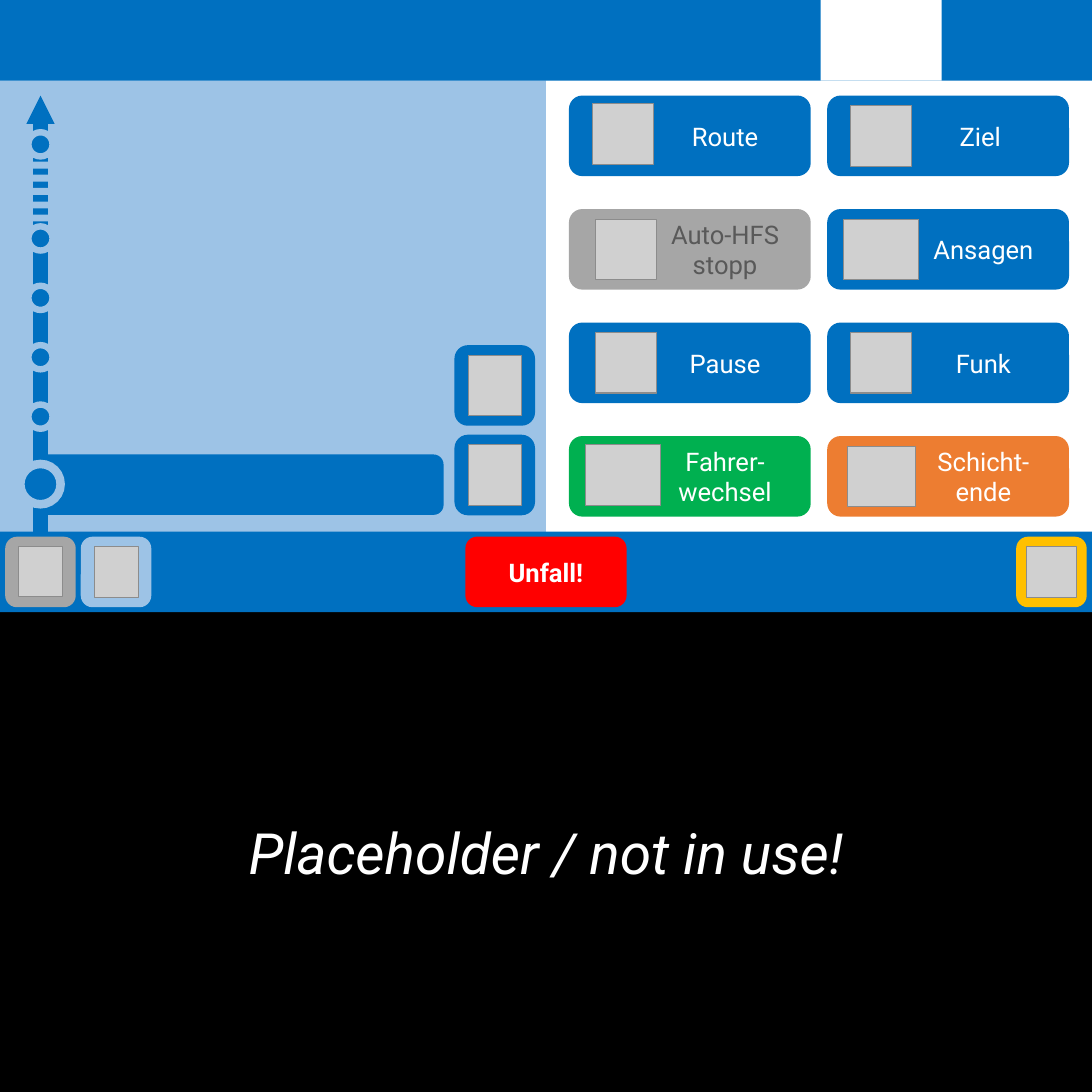
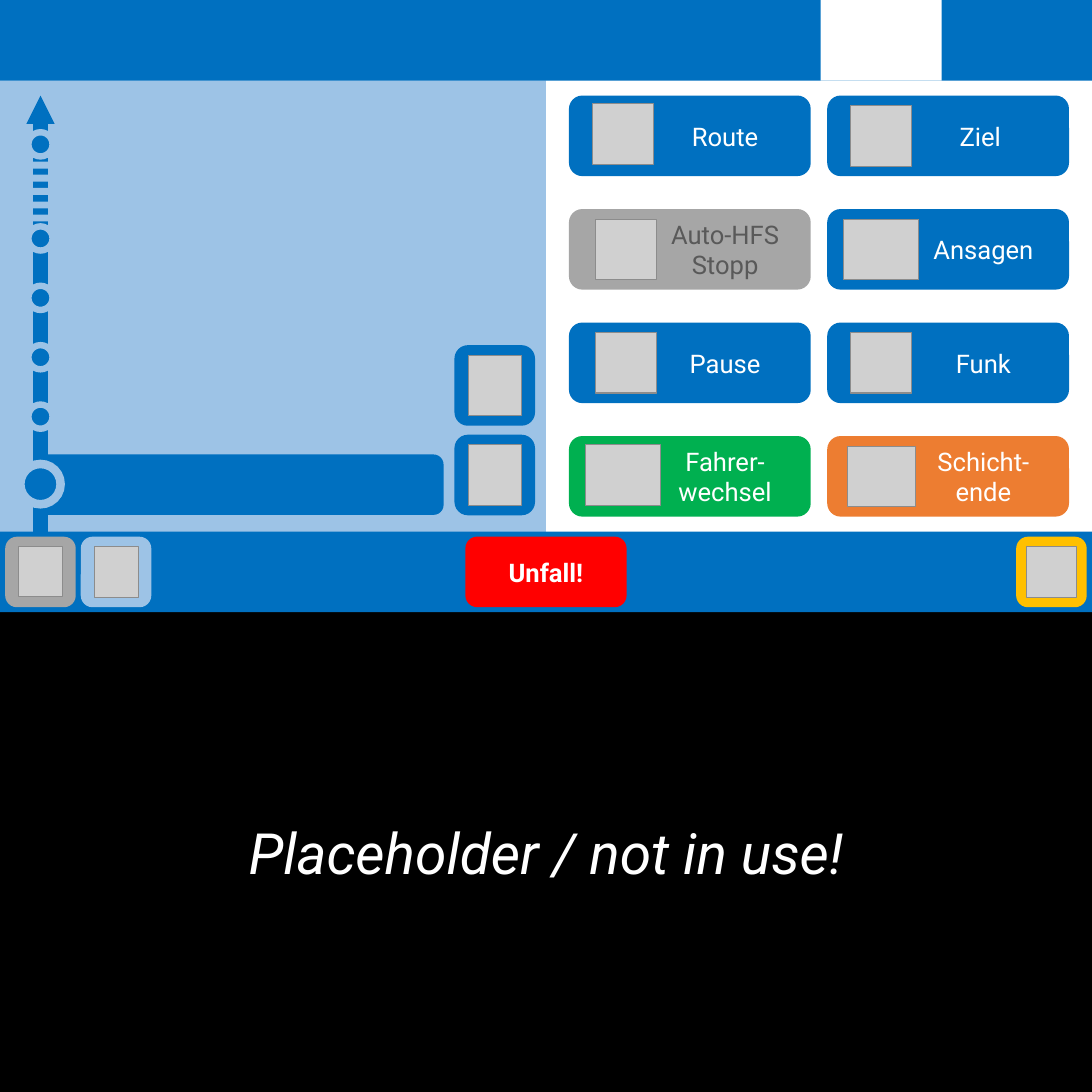
Before and after one commit to ma7t3s-OMSI-Sammlung/Nuntius, a slide deck: slide 16 of printer_textures.pptx (slide 15 before the commit). Drawn at 1092x1092 pixels with LibreOffice and Linux fonts; fonts in the diff are those of the drawing; grey boxes stand for pictures. Boxes give left, top, right and bottom in pixels: in the first picture for what was removed or moved away, otherwise in the second. Text is boxed around its words. In the diff, an @@ line names an element or a change of style, - is before the commit and + after.

```diff
--- a/printer_textures.pptx
+++ b/printer_textures.pptx
@@ text in rounded rectangle at [671,226,779,279]: text changed @@
-Auto-HFS stopp
+Auto-HFS Stopp
```
Also in this commit, not shown: 9 other slides changed, 1 slide added, 54 other files.
